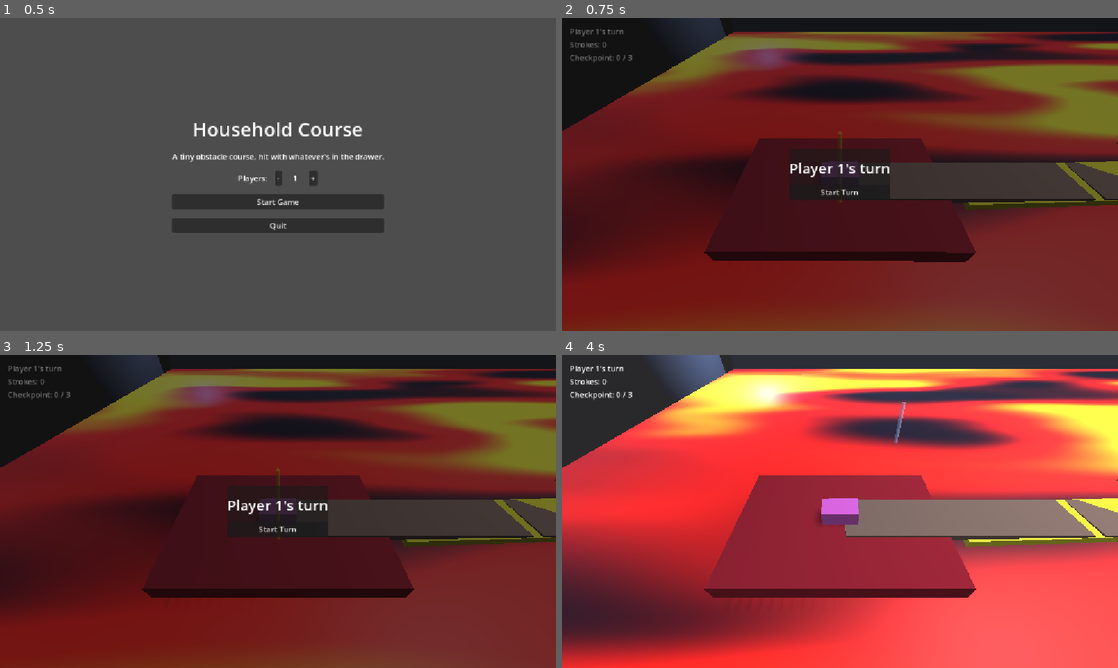
Above: before the commit, frames 1-4 (two rows, left to right).
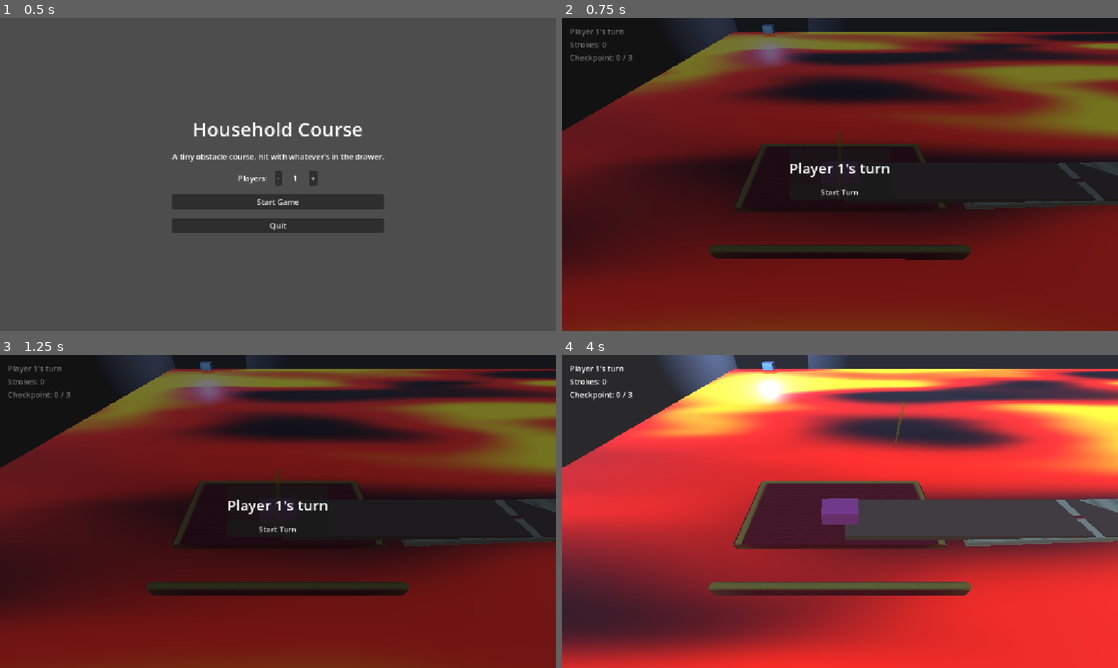
Above: after the commit, the same moments.

Repository: JugaadiTek/adu-gd-improv
Game: Godot game, scene res://scenes/ui/MainMenu.tscn
Two runs of this game, one before a commit and one after it. Both use one fixed random seed, a clock stepped at 60 frames per second and the inputs below.
Inputs (mouse positions are in pixels of both pictures, inside the frame that each line leads up to):
- Up to frame 1 (0.5 s): no input
- Up to frame 2 (0.75 s): click "Start Game" at 0.5 s
- Up to frame 3 (1.25 s): no input
- Up to frame 4 (4 s): click "Start Turn" at 1.25 s; tap Enter at 2 s; move the mouse to (962, 495) at 2.02 s; tap 1 at 2.1 s; click (962, 495) at 2.17 s; drag from (728, 527) to (812, 574) at 2.77 s; move the mouse to (895, 442) at 3.52 s; tap 3 at 3.6 s; click (895, 442) at 3.67 s

Frame 1 is identical in both runs. In frame 2, 14% of the frame differs, in the area x 25-100%, y 0-100%; in frame 3, 14%; in frame 4, 47%, in the area x 0-100%, y 0-100%.

Commit message:
Claude: Add 3D Models

Diff:
--- a/scenes/levels/TestLevel.tscn
+++ b/scenes/levels/TestLevel.tscn
@@ -8,6 +8,13 @@
 [ext_resource type="Script" path="res://scripts/levels/turn_manager.gd" id="7"]
 [ext_resource type="Script" path="res://scripts/environment/flicker_light.gd" id="8"]
 [ext_resource type="Shader" path="res://shaders/lava_floor.gdshader" id="9"]
+[ext_resource type="PackedScene" path="res://assets/models/Table.glb" id="10"]
+[ext_resource type="PackedScene" path="res://assets/models/Chair.glb" id="11"]
+[ext_resource type="PackedScene" path="res://assets/models/Bed.glb" id="12"]
+[ext_resource type="PackedScene" path="res://assets/models/CRTTV.glb" id="13"]
+[ext_resource type="PackedScene" path="res://assets/models/TubeLightFixture.glb" id="14"]
+[ext_resource type="PackedScene" path="res://assets/models/CeilingFan.glb" id="15"]
+[ext_resource type="PackedScene" path="res://assets/models/Poster.glb" id="16"]
 
 [sub_resource type="ProceduralSkyMaterial" id="SkyMat_1"]
 sky_top_color = Color(0.45, 0.58, 0.85, 1)
@@ -56,38 +63,12 @@
 albedo_color = Color(0.4, 0.37, 0.33, 1)
 roughness = 0.95
 
-[sub_resource type="BoxMesh" id="Mesh_TableLeg"]
-size = Vector3(0.4, 6, 0.4)
-[sub_resource type="StandardMaterial3D" id="Mat_Wood"]
-albedo_color = Color(0.4, 0.25, 0.12, 1)
-
-[sub_resource type="BoxMesh" id="Mesh_TableTop"]
-size = Vector3(3, 0.15, 3)
-
-[sub_resource type="BoxMesh" id="Mesh_Bed"]
-size = Vector3(6, 2.4, 3)
-[sub_resource type="StandardMaterial3D" id="Mat_Bed"]
-albedo_color = Color(0.25, 0.35, 0.65, 1)
-
-[sub_resource type="BoxMesh" id="Mesh_TV"]
-size = Vector3(1.2, 1.2, 1.3)
-[sub_resource type="StandardMaterial3D" id="Mat_TV"]
-albedo_color = Color(0.15, 0.15, 0.17, 1)
-
 [sub_resource type="CylinderMesh" id="Mesh_LampShade"]
 top_radius = 0.25
 bottom_radius = 0.35
 height = 0.4
 [sub_resource type="StandardMaterial3D" id="Mat_LampShade"]
 albedo_color = Color(0.95, 0.85, 0.6, 1)
-
-[sub_resource type="BoxMesh" id="Mesh_Tube"]
-size = Vector3(2.2, 0.08, 0.08)
-[sub_resource type="StandardMaterial3D" id="Mat_Tube"]
-albedo_color = Color(0.9, 0.95, 1, 1)
-emission_enabled = true
-emission = Color(0.9, 0.95, 1, 1)
-emission_energy_multiplier = 1.5
 
 [node name="TestLevel" type="Node3D"]
 script = ExtResource("6")
@@ -187,41 +168,36 @@
 mesh = SubResource("Mesh_Ceiling")
 surface_material_override/0 = SubResource("Mat_Wall")
 
-[node name="TableLeg" type="MeshInstance3D" parent="."]
-transform = Transform3D(1, 0, 0, 0, 1, 0, 0, 0, 1, 3, 3, 8.3)
-mesh = SubResource("Mesh_TableLeg")
-surface_material_override/0 = SubResource("Mat_Wood")
-
-[node name="TableTop" type="MeshInstance3D" parent="."]
-transform = Transform3D(1, 0, 0, 0, 1, 0, 0, 0, 1, 3, 6.05, 8.3)
-mesh = SubResource("Mesh_TableTop")
-surface_material_override/0 = SubResource("Mat_Wood")
-
-[node name="Lamp" type="MeshInstance3D" parent="TableTop"]
-transform = Transform3D(1, 0, 0, 0, 1, 0, 0, 0, 1, 0.8, 0.4, 0.8)
+[node name="Table" parent="." instance=ExtResource("10")]
+transform = Transform3D(1, 0, 0, 0, 1, 0, 0, 0, 1, 3, 0, 8.3)
+
+[node name="Lamp" type="MeshInstance3D" parent="Table"]
+transform = Transform3D(1, 0, 0, 0, 1, 0, 0, 0, 1, 0.8, 6.15, 0.8)
 mesh = SubResource("Mesh_LampShade")
 surface_material_override/0 = SubResource("Mat_LampShade")
 
-[node name="LampLight" type="OmniLight3D" parent="TableTop/Lamp"]
+[node name="LampLight" type="OmniLight3D" parent="Table/Lamp"]
 transform = Transform3D(1, 0, 0, 0, 1, 0, 0, 0, 1, 0, 0.1, 0)
 light_color = Color(1, 0.85, 0.6, 1)
 light_energy = 4.5
 omni_range = 6.0
 shadow_enabled = true
 
-[node name="BedFrame" type="MeshInstance3D" parent="."]
-transform = Transform3D(1, 0, 0, 0, 1, 0, 0, 0, 1, 14, 1.2, 8.3)
-mesh = SubResource("Mesh_Bed")
-surface_material_override/0 = SubResource("Mat_Bed")
-
-[node name="CRTTV" type="MeshInstance3D" parent="."]
-transform = Transform3D(1, 0, 0, 0, 1, 0, 0, 0, 1, -3, 1.5, -9)
-mesh = SubResource("Mesh_TV")
-surface_material_override/0 = SubResource("Mat_TV")
+[node name="Chair1" parent="." instance=ExtResource("11")]
+transform = Transform3D(1, 0, 0, 0, 1, 0, 0, 0, 1, 3, 0, 10.0)
+
+[node name="Chair2" parent="." instance=ExtResource("11")]
+transform = Transform3D(-1, 0, 0, 0, 1, 0, 0, 0, -1, 3, 0, 6.6)
+
+[node name="Bed" parent="." instance=ExtResource("12")]
+transform = Transform3D(1, 0, 0, 0, 1, 0, 0, 0, 1, 14, 0, 8.3)
+
+[node name="CRTTV" parent="." instance=ExtResource("13")]
+transform = Transform3D(1, 0, 0, 0, 1, 0, 0, 0, 1, -3, 0, -9)
 
 [node name="TVLight" type="OmniLight3D" parent="CRTTV"]
 script = ExtResource("8")
-transform = Transform3D(1, 0, 0, 0, 1, 0, 0, 0, 1, 0, 0, 0.9)
+transform = Transform3D(1, 0, 0, 0, 1, 0, 0, 0, 1, 0, 1.0, 0.5)
 light_color = Color(0.45, 0.6, 1, 1)
 omni_range = 4.0
 shadow_enabled = true
@@ -229,10 +205,8 @@
 flicker_amount = 0.5
 flicker_speed = 18.0
 
-[node name="FluorescentTube1" type="MeshInstance3D" parent="."]
+[node name="FluorescentTube1" parent="." instance=ExtResource("14")]
 transform = Transform3D(1, 0, 0, 0, 1, 0, 0, 0, 1, 5, 7, 0)
-mesh = SubResource("Mesh_Tube")
-surface_material_override/0 = SubResource("Mat_Tube")
 
 [node name="Light1" type="OmniLight3D" parent="FluorescentTube1"]
 light_color = Color(0.85, 0.9, 1, 1)
@@ -240,10 +214,8 @@
 omni_range = 12.0
 shadow_enabled = true
 
-[node name="FluorescentTube2" type="MeshInstance3D" parent="."]
+[node name="FluorescentTube2" parent="." instance=ExtResource("14")]
 transform = Transform3D(1, 0, 0, 0, 1, 0, 0, 0, 1, 18, 7, 0)
-mesh = SubResource("Mesh_Tube")
-surface_material_override/0 = SubResource("Mat_Tube")
 
 [node name="Light2" type="OmniLight3D" parent="FluorescentTube2"]
 light_color = Color(0.85, 0.9, 1, 1)
@@ -251,13 +223,17 @@
 omni_range = 12.0
 shadow_enabled = true
 
-[node name="FluorescentTube3" type="MeshInstance3D" parent="."]
+[node name="FluorescentTube3" parent="." instance=ExtResource("14")]
 transform = Transform3D(1, 0, 0, 0, 1, 0, 0, 0, 1, 30, 7, 0)
-mesh = SubResource("Mesh_Tube")
-surface_material_override/0 = SubResource("Mat_Tube")
 
 [node name="Light3" type="OmniLight3D" parent="FluorescentTube3"]
 light_color = Color(0.85, 0.9, 1, 1)
 light_energy = 4.0
 omni_range = 12.0
 shadow_enabled = true
+
+[node name="CeilingFan" parent="." instance=ExtResource("15")]
+transform = Transform3D(1, 0, 0, 0, 1, 0, 0, 0, 1, 20, 7.9, -4)
+
+[node name="Poster" parent="." instance=ExtResource("16")]
+transform = Transform3D(1, 0, 0, 0, 1, 0, 0, 0, 1, 8, 4, 9.8)
--- a/scripts/levels/course_path.gd
+++ b/scripts/levels/course_path.gd
@@ -71,6 +71,12 @@
 
 class Piece:
 	var piece_name: String
+	## Which FLAVOR_NAMES entry this piece is - kept separate from
+	## piece_name because the last piece's piece_name gets overwritten to
+	## "GoalPad" below (goal marker), which would otherwise make its flavor
+	## unrecoverable for mesh lookup (LevelController needs to know a
+	## GoalPad is still, say, a Book underneath to pick the right model).
+	var flavor: String
 	var pos: Vector3       # center position - and the collision box's transform (axis-aligned, never rotated)
 	var size: Vector3
 	var color: Color
@@ -85,8 +91,9 @@
 	## for these so it's a real gap, not just a visual one.
 	var has_gap_before: bool = false
 
-	func _init(p_name: String, p_pos: Vector3, p_size: Vector3, p_color: Color, p_cum_length: float) -> void:
+	func _init(p_name: String, p_flavor: String, p_pos: Vector3, p_size: Vector3, p_color: Color, p_cum_length: float) -> void:
 		piece_name = p_name
+		flavor = p_flavor
 		pos = p_pos
 		size = p_size
 		color = p_color
@@ -121,7 +128,7 @@
 	var pieces: Array = []
 	var size0: Vector3 = FLAVOR_SIZES[0]
 	var pos := Vector3(0.0, MIN_CENTER_Y, 0.0)
-	pieces.append(Piece.new(FLAVOR_NAMES[0] + "_Start", pos, size0, FLAVOR_COLORS[0], 0.0))
+	pieces.append(Piece.new(FLAVOR_NAMES[0] + "_Start", FLAVOR_NAMES[0], pos, size0, FLAVOR_COLORS[0], 0.0))
 
 	var prev_size := size0
 	var prev_pos := pos
@@ -219,7 +226,7 @@
 
 		var next_pos := Vector3(prev_pos.x + delta_xz.x, next_y, prev_pos.z + delta_xz.y)
 		cum_length += prev_pos.distance_to(next_pos)
-		var piece := Piece.new("%s_%d" % [FLAVOR_NAMES[flavor_i], i], next_pos, size, FLAVOR_COLORS[flavor_i], cum_length)
+		var piece := Piece.new("%s_%d" % [FLAVOR_NAMES[flavor_i], i], FLAVOR_NAMES[flavor_i], next_pos, size, FLAVOR_COLORS[flavor_i], cum_length)
 		# Kept small deliberately: these blocks touch their neighbors with
 		# *zero* gap (see _touch_distance), so any tilt of the visual mesh
 		# beyond a few degrees pokes its corners past the collision box and
--- a/scripts/levels/level_controller.gd
+++ b/scripts/levels/level_controller.gd
@@ -11,6 +11,27 @@
 ## (which runs bottom-up) reads their position.
 
 const ERASER_SCENE := preload("res://scenes/objects/Eraser.tscn")
+
+## Real low-poly, textured models per CoursePath flavor (see
+## ClaudeNotes/collab/2026/08_008.md) - each authored/exported (Blender MCP)
+## with its bounding box normalized to an exact 1x1x1 cube centered on the
+## origin, so scaling a MeshInstance3D by `piece.size * 0.93` (see
+## _build_course_geometry) reproduces the piece's exact footprint with the
+## same safety margin the old primitive BoxMesh relied on: a mesh's corners
+## can never extend past its own bounding box, and that box is now exactly
+## piece.size*0.93 after this scale - same guarantee as the axis-aligned box
+## it replaces, just non-uniform per axis instead of a uniform box.
+const FLAVOR_MODELS := {
+	"Book": preload("res://assets/models/Book.glb"),
+	"Ruler": preload("res://assets/models/Ruler.glb"),
+	"StationeryTray": preload("res://assets/models/StationeryTray.glb"),
+	"ToyBlock": preload("res://assets/models/ToyBlock.glb"),
+	"BoardGameBox": preload("res://assets/models/BoardGameBox.glb"),
+	"MugCoaster": preload("res://assets/models/MugCoaster.glb"),
+	"RemoteBridge": preload("res://assets/models/RemoteBridge.glb"),
+	"Cup": preload("res://assets/models/Cup.glb"),
+	"Battery": preload("res://assets/models/Battery.glb"),
+}
 
 @export var course_root_path: NodePath
 @export var start_marker_path: NodePath
@@ -92,16 +113,14 @@
 		child.queue_free()
 
 	var shape_cache: Dictionary = {}
-	var mesh_cache: Dictionary = {}
+	var box_mesh_cache: Dictionary = {}
+	var flavor_mesh_cache: Dictionary = {}
 	for piece in _pieces:
 		var key: String = "%s_%s_%s" % [piece.size.x, piece.size.y, piece.size.z]
 		if not shape_cache.has(key):
 			var shape := BoxShape3D.new()
 			shape.size = piece.size
-			var mesh := BoxMesh.new()
-			mesh.size = piece.size
 			shape_cache[key] = shape
-			mesh_cache[key] = mesh
 
 		# The StaticBody3D (and its collision shape) stays perfectly
 		# axis-aligned at piece.pos - that's the tested, guaranteed-walkable
@@ -117,15 +136,26 @@
 		body.add_child(collision)
 
 		var mesh_instance := MeshInstance3D.new()
-		mesh_instance.mesh = mesh_cache[key]
 		mesh_instance.rotation_degrees = piece.visual_tilt_deg
-		# Second safety margin on top of the small tilt angles themselves:
-		# shrunk a hair so a rotated corner still can't reach the touching
-		# neighbor's zero-gap seam.
-		mesh_instance.scale = Vector3.ONE * 0.93
-		var mat := StandardMaterial3D.new()
-		mat.albedo_color = piece.color
-		mesh_instance.material_override = mat
+		var flavor_mesh: Mesh = ModelLib.get_mesh(FLAVOR_MODELS.get(piece.flavor), flavor_mesh_cache, piece.flavor)
+		if flavor_mesh:
+			mesh_instance.mesh = flavor_mesh
+			# Non-uniform per-axis scale (the model's bounding box is an
+			# exact 1x1x1 cube) reproduces piece.size exactly, same 0.93
+			# safety shrink as the old uniform-scaled BoxMesh had.
+			mesh_instance.scale = piece.size * 0.93
+		else:
+			# Fallback for any flavor without an authored model - the
+			# original primitive-box look.
+			if not box_mesh_cache.has(key):
+				var box := BoxMesh.new()
+				box.size = piece.size
+				box_mesh_cache[key] = box
+			mesh_instance.mesh = box_mesh_cache[key]
+			mesh_instance.scale = Vector3.ONE * 0.93
+			var mat := StandardMaterial3D.new()
+			mat.albedo_color = piece.color
+			mesh_instance.material_override = mat
 		body.add_child(mesh_instance)
 
 		course_root.add_child(body)
--- a/scripts/player/club_controller.gd
+++ b/scripts/player/club_controller.gd
@@ -23,7 +23,6 @@
 var cooldown_timer: float = 0.0
 var whacker_index: int = 0
 var current_whacker_height: float = 0.7
-var whacker_material: StandardMaterial3D
 
 @onready var whacker: MeshInstance3D = $Whacker
 
@@ -40,6 +39,23 @@
 	{"name": "Toothbrush", "role": "Driver", "color": Color(0.9, 0.9, 0.95), "radius": 0.025, "height": 0.55,
 		"max_power": 4.0, "loft_factor": 0.34, "min_speed_mult": 1.3},
 ]
+
+## Real low-poly, textured models (see ClaudeNotes/collab/2026/08_008.md),
+## one per WHACKERS entry, keyed by "name" so the mapping is explicit rather
+## than relying on array order. Each is normalized to an exact 1x1x1
+## bounding box with its business end (pencil point / pen nib / toothbrush
+## head) at local Y=-0.5 and its handle/cap end at Y=+0.5 - so scaling by
+## Vector3(radius*2, height, radius*2) reproduces the same width/height the
+## old CylinderMesh(top_radius, bottom_radius, height) used, and the contact
+## end still lands exactly at the whacker's origin the way
+## _physics_process()'s `whacker.global_position = current + Vector3(0,
+## height*0.5, 0)` expects.
+const WHACKER_MODELS := {
+	"Pencil": preload("res://assets/models/Pencil.glb"),
+	"Pen": preload("res://assets/models/Pen.glb"),
+	"Toothbrush": preload("res://assets/models/Toothbrush.glb"),
+}
+var _whacker_mesh_cache: Dictionary = {}
 
 
 func _ready() -> void:
@@ -60,15 +76,29 @@
 func _apply_whacker(index: int) -> void:
 	whacker_index = index
 	var cfg: Dictionary = WHACKERS[index]
-	var mesh := CylinderMesh.new()
-	mesh.top_radius = cfg["radius"]
-	mesh.bottom_radius = cfg["radius"]
-	mesh.height = cfg["height"]
-	whacker.mesh = mesh
-	whacker_material = StandardMaterial3D.new()
-	whacker_material.albedo_color = cfg["color"]
-	whacker_material.transparency = BaseMaterial3D.TRANSPARENCY_ALPHA
-	whacker.material_override = whacker_material
+	var whacker_name: String = cfg["name"]
+	var mesh: Mesh = ModelLib.get_mesh(WHACKER_MODELS.get(whacker_name), _whacker_mesh_cache, whacker_name)
+	if mesh:
+		whacker.mesh = mesh
+		# Model is normalized to an exact 1x1x1 box (tip at Y=-0.5, handle
+		# at Y=+0.5) - this reproduces the same width/height the old
+		# CylinderMesh(radius, height) used. No material_override: let the
+		# model's own baked texture show (see _update_opacity - opacity is
+		# now done via GeometryInstance3D.transparency instead of an
+		# override material, so it doesn't blot out the real texture).
+		whacker.scale = Vector3(cfg["radius"] * 2.0, cfg["height"], cfg["radius"] * 2.0)
+		whacker.material_override = null
+	else:
+		# Fallback if a model is ever missing.
+		var fallback := CylinderMesh.new()
+		fallback.top_radius = cfg["radius"]
+		fallback.bottom_radius = cfg["radius"]
+		fallback.height = cfg["height"]
+		whacker.mesh = fallback
+		whacker.scale = Vector3.ONE
+		var mat := StandardMaterial3D.new()
+		mat.albedo_color = cfg["color"]
+		whacker.material_override = mat
 	current_whacker_height = cfg["height"]
 	_update_opacity()
 
@@ -84,12 +114,13 @@
 	return hit
 
 
+## Ghost-when-idle / solid-when-swinging feedback, via GeometryInstance3D's
+## own transparency (a blend applied on top of whatever material is on the
+## mesh) instead of editing a material's alpha - the real models keep their
+## baked textures either way, unlike the old approach of forcing a single
+## flat-color override material just to get an alpha channel to animate.
 func _update_opacity() -> void:
-	if whacker_material == null:
-		return
-	var c := whacker_material.albedo_color
-	c.a = 1.0 if Input.is_mouse_button_pressed(MOUSE_BUTTON_LEFT) else 0.5
-	whacker_material.albedo_color = c
+	whacker.transparency = 0.0 if Input.is_mouse_button_pressed(MOUSE_BUTTON_LEFT) else 0.5
 
 
 func _physics_process(delta: float) -> void:
--- a/scripts/tests/test_runner.gd
+++ b/scripts/tests/test_runner.gd
@@ -84,6 +84,8 @@
 		[3.0, 8.3, 1.6, 1.6],   # table
 		[14.0, 8.3, 3.1, 1.6],  # bed
 		[-3.0, -9.0, 0.7, 0.75], # CRT TV
+		[3.0, 10.0, 0.4, 0.4],  # chair 1 (see 08_008.md - furniture pass)
+		[3.0, 6.6, 0.4, 0.4],   # chair 2
 	]
 	var furniture_hit := false
 	for piece in pieces:
--- /dev/null
+++ b/scripts/util/model_lib.gd
@@ -0,0 +1,36 @@
+class_name ModelLib
+extends RefCounted
+## Shared helper for pulling the runtime Mesh resource out of an imported
+## .glb PackedScene (see LevelController.FLAVOR_MODELS and
+## ClubController.WHACKER_MODELS) - used by both course-piece and whacker
+## model swaps so the instantiate/find/cache/free dance only lives in one
+## place.
+
+
+## Returns (and caches, in `cache` under `key`) the Mesh resource from
+## `packed`'s first MeshInstance3D descendant. Instantiating a PackedScene
+## is the normal way to get at an imported mesh's runtime resource; the
+## temporary instance is freed immediately after - the Mesh itself is
+## RefCounted and stays alive via the reference `cache` holds onto.
+static func get_mesh(packed: PackedScene, cache: Dictionary, key: String) -> Mesh:
+	if cache.has(key):
+		return cache[key]
+	var mesh: Mesh = null
+	if packed:
+		var inst: Node = packed.instantiate()
+		var mesh_instance := find_mesh_instance(inst)
+		if mesh_instance:
+			mesh = mesh_instance.mesh
+		inst.free()
+	cache[key] = mesh
+	return mesh
+
+
+static func find_mesh_instance(node: Node) -> MeshInstance3D:
+	if node is MeshInstance3D:
+		return node
+	for child in node.get_children():
+		var found := find_mesh_instance(child)
+		if found:
+			return found
+	return null
Binary file added: assets/models/Battery.glb
Not shown, added: assets/models/Battery.glb.import
Binary file added: assets/models/Battery_Battery_Tex.png
Not shown, added: assets/models/Battery_Battery_Tex.png.import
Binary file added: assets/models/Bed.glb
Not shown, added: assets/models/Bed.glb.import
Binary file added: assets/models/Bed_BedFrame_Tex.png
Not shown, added: assets/models/Bed_BedFrame_Tex.png.import
Binary file added: assets/models/Bed_Mattress_Tex.png
Not shown, added: assets/models/Bed_Mattress_Tex.png.import
Binary file added: assets/models/Bed_Pillow_Tex.png
Not shown, added: assets/models/Bed_Pillow_Tex.png.import
(and 71 more such lines)
